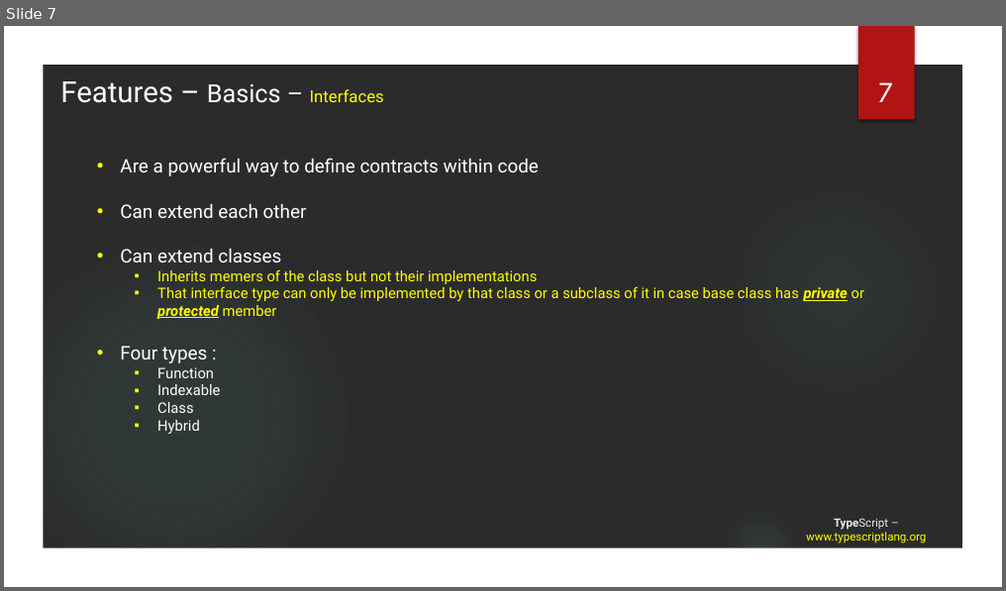
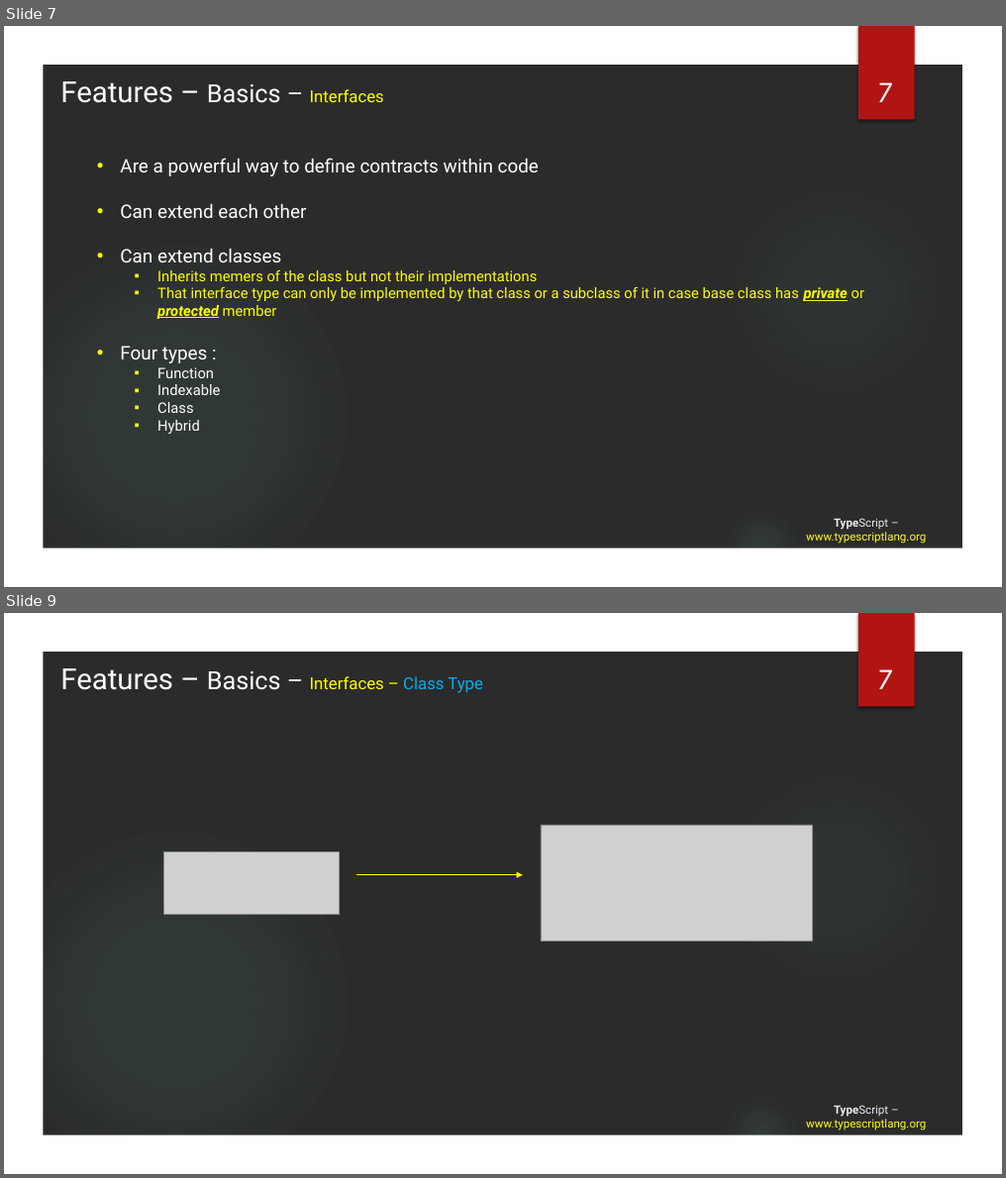
Before and after one commit to tainhx/SSFE, a slide deck: TypeScript.pptx. Shown one above the other, each under a label of ours: slide 7 before the commit, slides 7 and 9 after it; the slides between them are not shown. The pictures are 1006x591 and 1006x1178 pixels, drawn with LibreOffice and Linux fonts; fonts in the diff are those of the drawing; grey boxes stand for pictures; background and template pictures are left out; a plain dark background stands for a picture behind light text. Boxes give left, top, right and bottom in pixels: in the first picture for what was removed or moved away, otherwise in the second. Text is boxed around its words. In the diff, an @@ line names an element or a change of style, - is before the commit and + after.

```diff
--- a/TypeScript.pptx
+++ b/TypeScript.pptx
@@ slide 9 added at (4,613,1002,1174), background picture (left out); not listed: 5 template elements that a slide beside it also shows @@
@@ text added at (60,668,483,693), 16 pt, text #FFFFFF @@
+Features – Basics – Interfaces – Class Type
@@ text added at (878,669,893,689), 28 pt, text #FFFFFF @@
+7
@@ picture added at (541,825,812,941) @@
@@ picture added at (164,852,339,914) @@
@@ arrow added from (356, 875) to (523, 875), #FFFF00 0.75 pt @@
@@ title added at (806,1105,926,1131), 11 pt, text #FFFF00 @@
+TypeScript – www.typescriptlang.org
```
Also in this commit, not shown: 4 slides changed, 2 other slides added, 2 other files.
